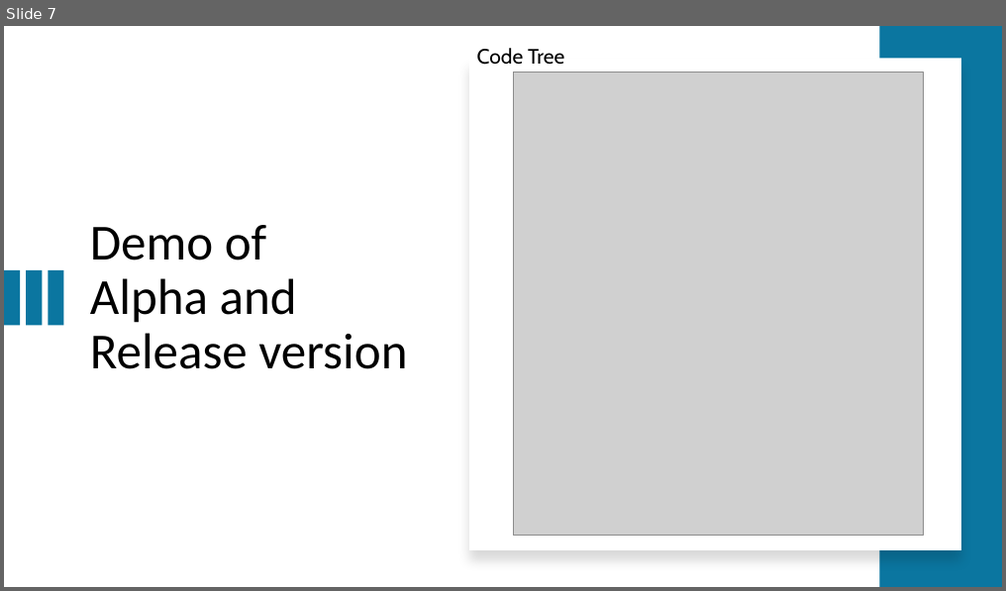
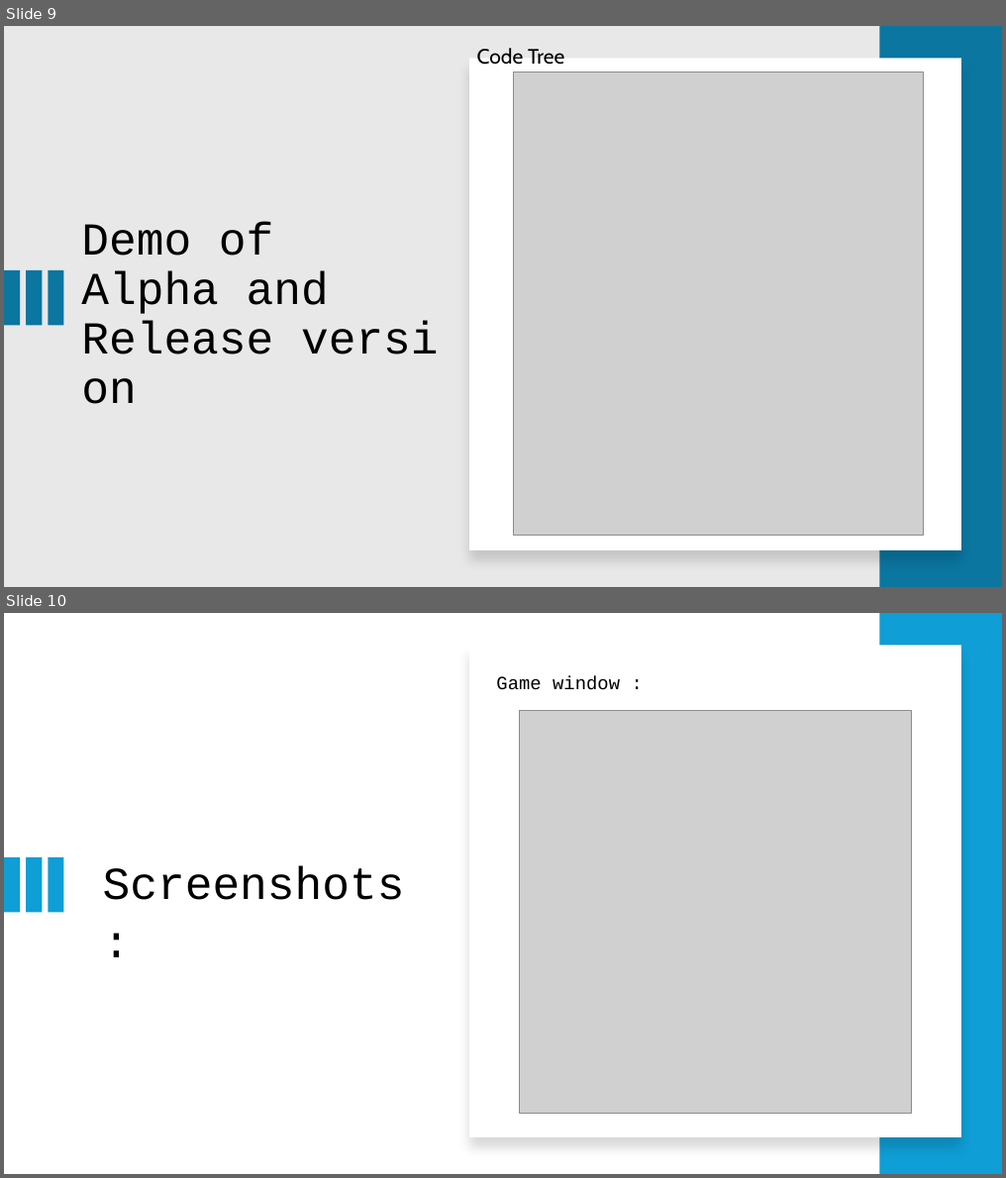
Before and after one commit to aurelienlsn/DIP392, a slide deck: doc/Final Presentation - Project.pptx. Shown one above the other, each under a label of ours: slide 7 before the commit, slides 9 and 10 after it. The pictures are 1006x591 and 1006x1178 pixels, drawn with LibreOffice and Linux fonts; fonts in the diff are those of the drawing; grey boxes stand for pictures. Boxes give left, top, right and bottom in pixels: in the first picture for what was removed or moved away, otherwise in the second. Text is boxed around its words. In the diff, an @@ line names an element or a change of style, - is before the commit and + after.

```diff
--- a/doc/Final Presentation - Project.pptx
+++ b/doc/Final Presentation - Project.pptx
@@ slide 10 added at (4,613,1002,1174), background #FFFFFF @@
@@ rectangle added at (880,613,1002,1174), fill #0F9ED5 @@
@@ rectangle added at (469,646,961,1138), fill #FFFFFF @@
@@ text added at (496,675,620,690), 18 pt, text #000000 @@
+Game window :
@@ picture added at (520,710,912,1113) @@
@@ rectangle added at (4,858,20,912), fill #0F9ED5 @@
@@ rectangle added at (26,858,42,912), fill #0F9ED5 @@
@@ rectangle added at (49,858,63,912), fill #0F9ED5 @@
@@ title added at (103,866,405,900), 44 pt, text #000000 @@
+Screenshots :
@@ what was slide 7 is now slide 9 @@
@@ slide 9 changed as well @@
@@ background #FFFFFF to #E8E8E8 @@
@@ title "Demo of Alpha and Release ...": place and size @@
-title "Demo of Alpha and Release ..." at (90,225,407,370)
+title "Demo of Alpha and Release ..." at (81,222,329,355)
@@ title "Demo of Alpha and Release ..." at (81,222,329,355): size 48.6 to 44 pt, font Calibri to Courier New @@
```
Also in this commit, not shown: 7 other slides changed, 2 other slides added.
